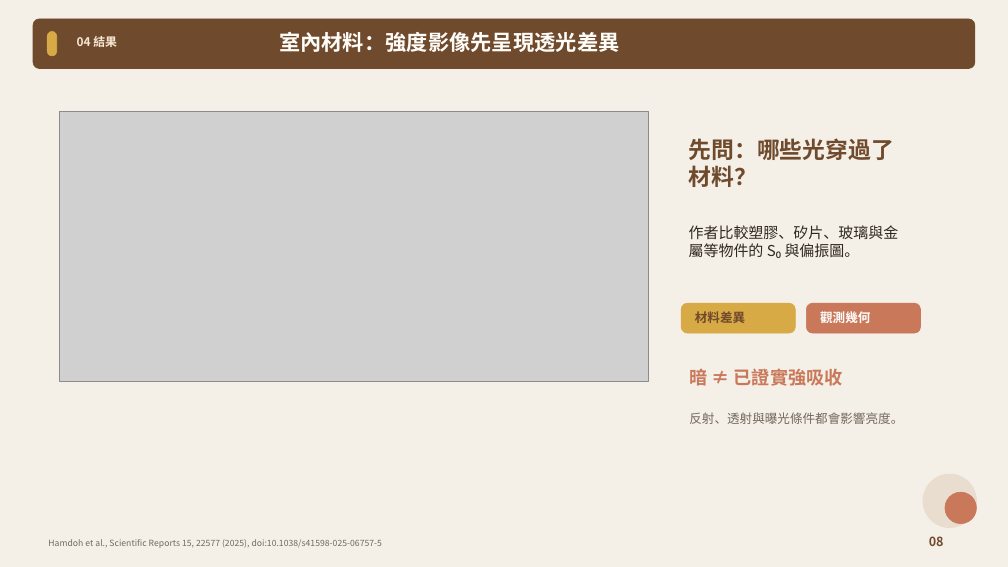
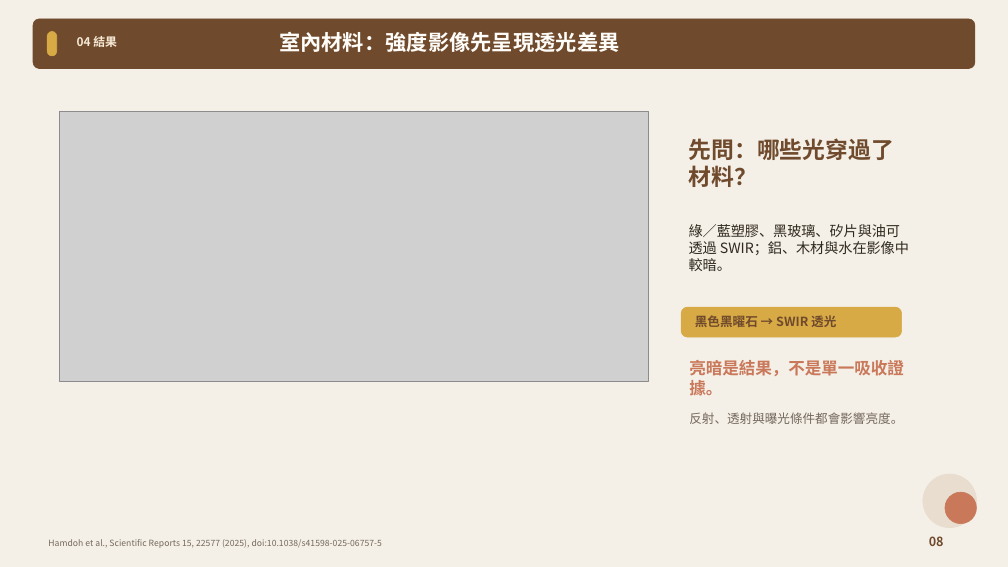
Before and after one commit to nlk12367/405-1006, a slide deck: slide 8 of swir-paper-review-redesigned.pptx. Drawn at 1008x567 pixels with LibreOffice and Linux fonts; fonts in the diff are those of the drawing; grey boxes stand for pictures. Boxes give left, top, right and bottom in pixels: in the first picture for what was removed or moved away, otherwise in the second. Text is boxed around its words. In the diff, an @@ line names an element or a change of style, - is before the commit and + after.

```diff
--- a/swir-paper-review-redesigned.pptx
+++ b/swir-paper-review-redesigned.pptx
@@ text at (689, 224, 909, 271): text changed; size 14.2 to 13.5 pt @@
-作者比較塑膠、矽片、玻璃與金屬等物件的 S₀ 與偏振圖。
+綠／藍塑膠、黑玻璃、矽片與油可透過 SWIR；鋁、木材與水在影像中較暗。
@@ rounded rectangle: place and size @@
-rounded rectangle at (681, 303, 796, 333)
+rounded rectangle at (681, 307, 902, 337)
@@ text at (695, 315, 836, 327): text changed @@
-材料差異
+黑色黑曜石 → SWIR 透光
@@ rounded rectangle removed at (807, 303, 921, 333) @@
@@ text removed at (820, 311, 870, 323) @@
-觀測幾何
@@ text at (689, 360, 904, 396): text changed; size 17.2 to 15.8 pt @@
-暗 ≠ 已證實強吸收
+亮暗是結果，不是單一吸收證據。
```
Also in this commit, not shown: 11 other slides changed, 1 slide added, 3 other files.
